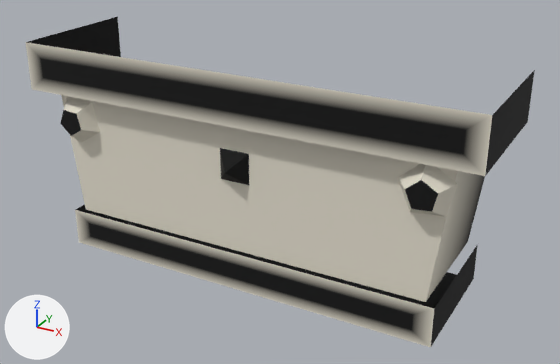
Two versions of the glTF model assets/models/capital_38/capital_38.glb, one commit apart.
Before and after are seen from a camera (50 mm lens) standing at (0.291, -0.562, 0.149) and looking at (0.014, -0.057, -0.103). The axes (+X, +Y, +Z) are drawn at lower left. The lights are the same throughout. The first picture is the older version. Vertices at exactly the same position are counted once.

The first picture shows 'capital_38'.
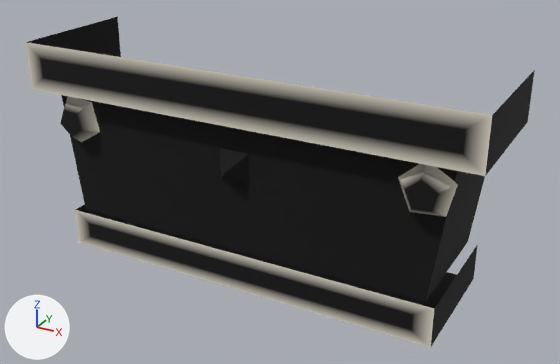
What the commit changed:
me_capital_38 has 59 vertices, 72 faces and spans x -0.19..0.19, y -0.117..0.0, z -0.18..0.0.
me_capital_38 is used by ob_capital_38; location (0.0, 0.0, 0.0).
me_capital_38 part 1: 26 faces centred in x -0.165..0.165, y -0.111..-0.034, z -0.112..-0.048 are repainted in the vertex colours; the middle colour goes from white #ffffff to black #000000.

Location of each change, (x1, y1, x2, y2) in pixels of the pictures (560 x 364 px):
part 1 of me_capital_38, recoloured (white to black)
    both: (61, 95, 485, 302)
